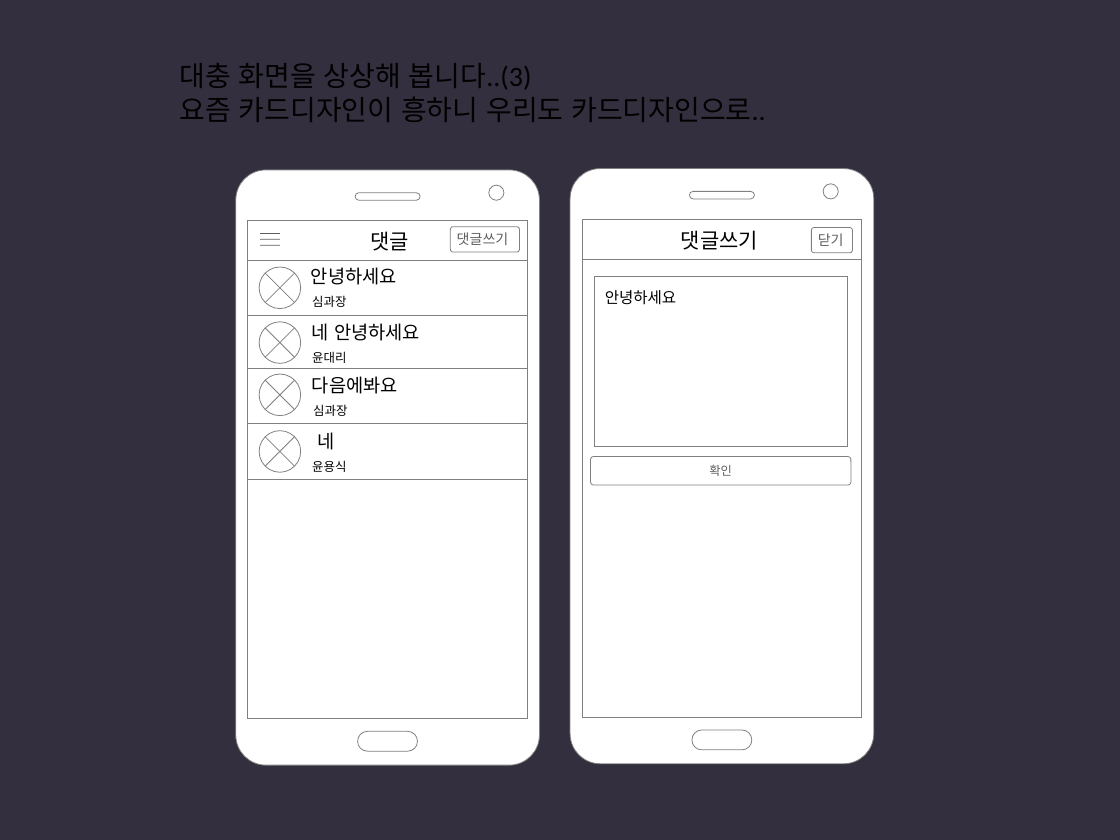
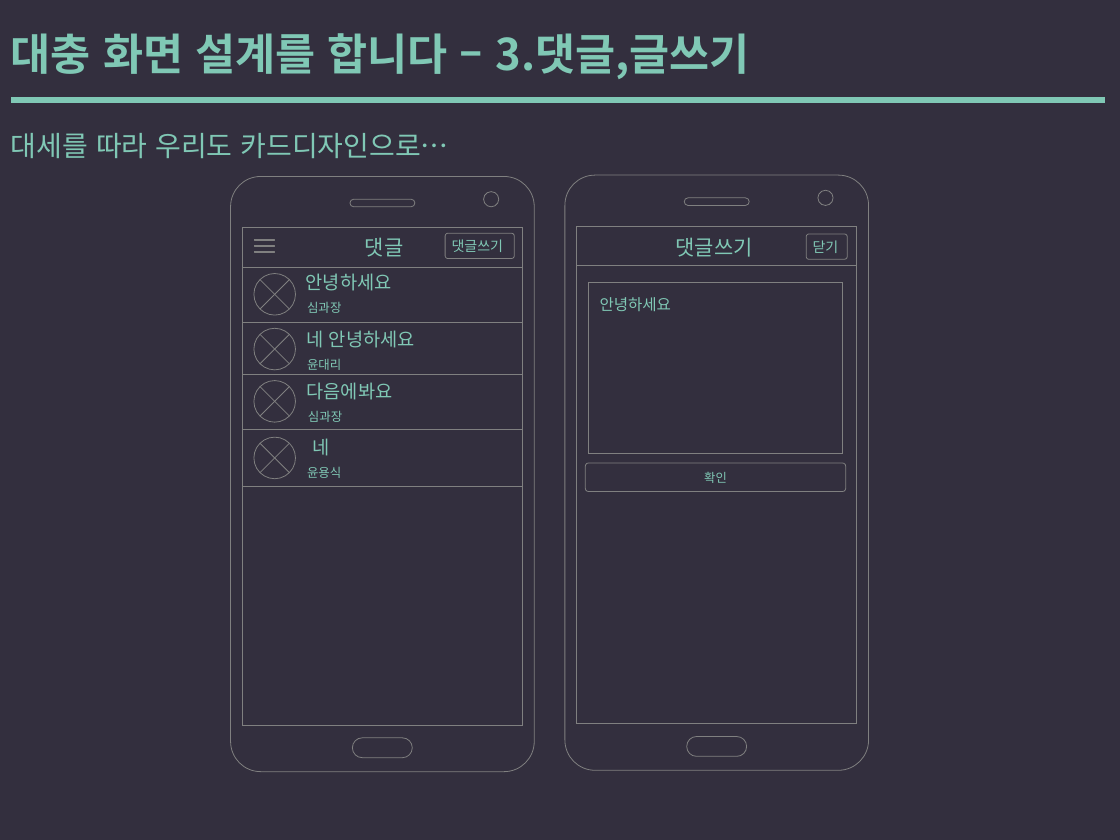
Before and after one commit to yysstory/mozzi, a slide deck: slide 12 of DOCS/1.pptx (slide 13 before the commit). Drawn at 1120x840 pixels with LibreOffice and Linux fonts; fonts in the diff are those of the drawing. Boxes give left, top, right and bottom in pixels: in the first picture for what was removed or moved away, otherwise in the second. Text is boxed around its words. In the diff, an @@ line names an element or a change of style, - is before the commit and + after.

```diff
--- a/DOCS/1.pptx
+++ b/DOCS/1.pptx
@@ text added at [11,33,749,79], 28 pt, text #80C8B5, bold @@
+대충 화면 설계를 합니다 – 3.댓글,글쓰기
@@ line added from (15, 100) to (1102, 100), #80C8B5 4 pt @@
@@ text at [11,133,449,158]: text changed; font Calibri to Noto Sans CJK KR; text colour #000000 to #80C8B5 @@
-대충 화면을 상상해 봅니다..(3)
-요즘 카드디자인이 흥하니 우리도 카드디자인으로..
+대세를 따라 우리도 카드디자인으로…
@@ text colour #5F5F5F to #80C8B5; fill #FFFFFF to none in 3 elements at [586,463,847,491], [806,234,848,260], [445,233,514,259] @@
@@ 14 lines, 7 freeform shapes, 6 ellipses, 3 rounded rectangles, 3 texts, 3 rectangles: place and size @@
-14 lines, 7 freeform shapes, 6 ellipses, 3 rounded rectangles, 3 texts, 3 rectangles at [236,169,874,765]
+14 lines, 7 freeform shapes, 6 ellipses, 3 rounded rectangles, 3 texts, 3 rectangles at [231,175,868,772]
@@ fill #FFFFFF to none in 8 elements at [254,437,296,478], [564,175,868,769], [254,273,296,315], [254,328,296,370], [254,381,296,422], [231,177,534,772], [242,227,522,725], [577,226,857,724] @@
@@ text colour #000000 to #80C8B5 in 11 elements at [312,438,329,456], [307,467,341,478], [306,273,392,291], [307,330,415,348], [365,237,404,257], [307,302,341,313], [307,359,341,370], [308,411,342,422], [589,282,843,452], [307,382,393,400], [676,237,753,257] @@
@@ freeform shape at [255,240,276,252]: fill #5F5F5F to none; outline none to #808080 0.75 pt @@
```
Also in this commit, not shown: 16 other slides changed, 1 slide added, 1 slide removed.
